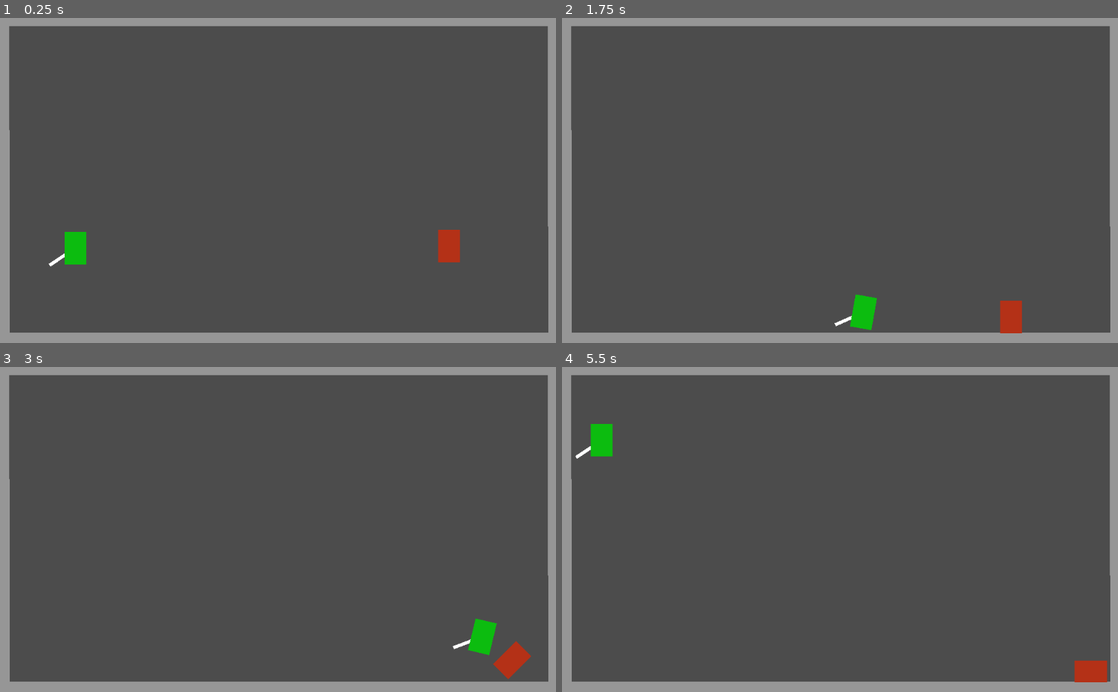
Above: before the commit, frames 1-4 (two rows, left to right).
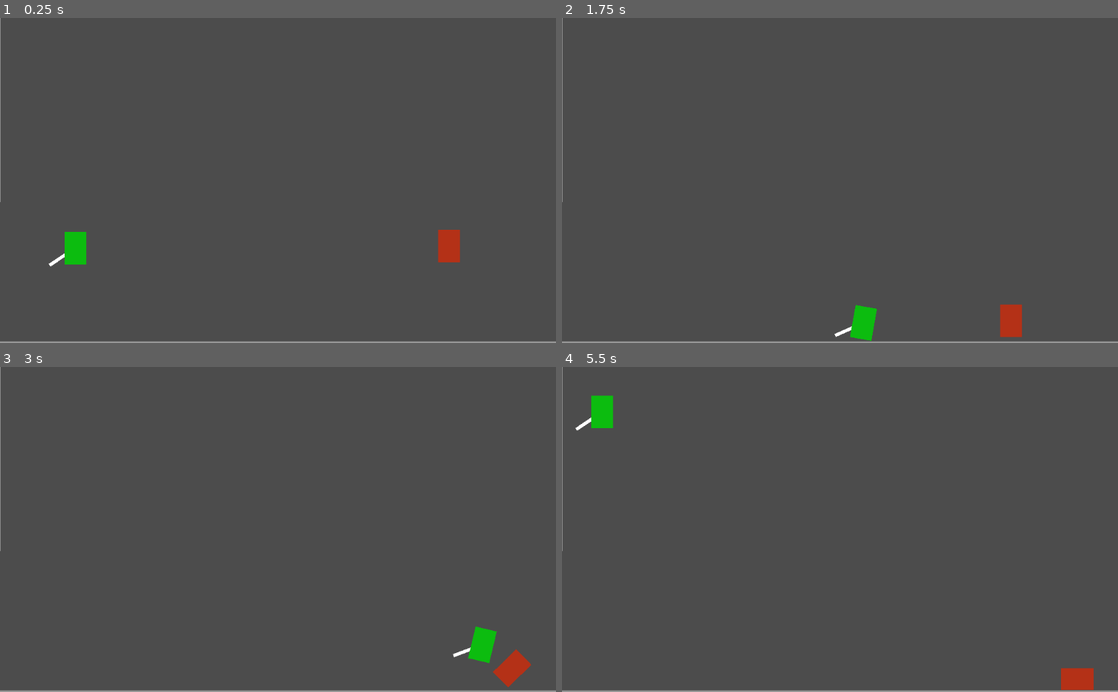
Above: after the commit, the same moments.

Repository: deengames/abu-hamid-x
Game: Godot game, scene res://prototype/Main.tscn
Same seed, same stepped clock (60 frames per second), same inputs: the game is played once before the commit and once after it.
Inputs (mouse positions are in pixels of both pictures, inside the frame that each line leads up to):
- Up to frame 1 (0.25 s): no input
- Up to frame 2 (1.75 s): move the mouse to (962, 164) at 0.52 s; hold D (move_right) 0.53-1.28 s; click (962, 164) at 0.6 s; tap Space (jump) at 0.77, 1.52 s; move the mouse to (728, 196) at 1.27 s; hold S (move_down) from 1.28 s (still down); tap Shift (toggle_jetpack) at 1.35 s
- Up to frame 3 (3 s): move the mouse to (333, 458) at 2.02 s; release S (move_down) at 2.03 s; hold D (move_right) 2.03-2.78 s; tap E at 2.1 s; move the mouse to (250, 594) at 2.77 s; hold W (move_up) from 2.78 s (still down); click (250, 594) at 2.85 s
- Up to frame 4 (5.5 s): tap Space (jump) at 3.02, 3.77, 4.52 s; move the mouse to (1006, 578) at 3.52 s; release W (move_up) at 3.53 s; hold A (move_left) 3.53-5.03 s; tap Shift (toggle_jetpack) at 3.6 s; move the mouse to (673, 480) at 4.27 s; tap E at 4.35 s; move the mouse to (867, 529) at 5.02 s; hold S (move_down) from 5.03 s (still down); click (867, 529) at 5.1 s

The runs differ from the first frame. In frame 1, 8.3% of the frame differs, in the area x 0-100%, y 0-100%; in frame 2, 8.6%; in frame 3, 8.9%; in frame 4, 9.4%.

Commit message:
Thicker walls

Diff:
--- a/prototype/Main.tscn
+++ b/prototype/Main.tscn
@@ -1,93 +1,89 @@
-[gd_scene load_steps=5 format=2]
+[gd_scene load_steps=4 format=2]
 
-[ext_resource path="res://prototype/Main.gd" type="Script" id=1]
-[ext_resource path="res://prototype/Wall.tscn" type="PackedScene" id=2]
-[ext_resource path="res://prototype/Player.tscn" type="PackedScene" id=3]
-[ext_resource path="res://prototype/Enemy.tscn" type="PackedScene" id=4]
+[ext_resource path="res://prototype/Wall.tscn" type="PackedScene" id=1]
+[ext_resource path="res://prototype/Player.tscn" type="PackedScene" id=2]
+[ext_resource path="res://prototype/Enemy.tscn" type="PackedScene" id=3]
 
-[node name="Main" type="Node2D"]
-
-script = ExtResource( 1 )
+[node name="Main" type="Node2D" index="0"]
 
 [node name="Walls" type="Node2D" parent="." index="0"]
 
-editor/display_folded = true
 rotation = 1.5708
 _sections_unfolded = [ "Transform" ]
 
 [node name="Wall" parent="Walls" index="0" groups=[
 "floor",
 "wall",
-] instance=ExtResource( 2 )]
+] instance=ExtResource( 1 )]
 
-position = Vector2( 591.245, -188.35 )
+position = Vector2( 634.414, -163.357 )
 
 [node name="Wall6" parent="Walls" index="1" groups=[
 "wall",
-] instance=ExtResource( 2 )]
+] instance=ExtResource( 1 )]
 
-position = Vector2( 5.01044, -192.071 )
+position = Vector2( -40.3049, -116.545 )
 
 [node name="Wall2" parent="Walls" index="2" groups=[
 "floor",
 "wall",
-] instance=ExtResource( 2 )]
+] instance=ExtResource( 1 )]
 
-position = Vector2( 591.245, -556.171 )
+position = Vector2( 634.414, -540.267 )
 
 [node name="Wall5" parent="Walls" index="3" groups=[
 "wall",
-] instance=ExtResource( 2 )]
+] instance=ExtResource( 1 )]
 
-position = Vector2( 5.01044, -557.841 )
+position = Vector2( -40.3049, -497.42 )
 
 [node name="Wall3" parent="Walls" index="4" groups=[
 "floor",
 "wall",
-] instance=ExtResource( 2 )]
+] instance=ExtResource( 1 )]
 
-position = Vector2( 591.245, -838.432 )
+position = Vector2( 634.414, -908.866 )
 
 [node name="Wall4" parent="Walls" index="5" groups=[
 "wall",
-] instance=ExtResource( 2 )]
+] instance=ExtResource( 1 )]
 
-position = Vector2( 5.01038, -840.102 )
+position = Vector2( -40.3053, -867.795 )
 
 [node name="Wall7" parent="Walls" index="6" groups=[
 "wall",
-] instance=ExtResource( 2 )]
+] instance=ExtResource( 1 )]
 
-position = Vector2( 187.06, -6.68078 )
+position = Vector2( 149.297, 36.1174 )
 rotation = 1.5708
 
 [node name="Wall9" parent="Walls" index="7" groups=[
 "wall",
-] instance=ExtResource( 2 )]
+] instance=ExtResource( 1 )]
 
-position = Vector2( 193.741, -1018.81 )
+position = Vector2( 105.445, -1061.87 )
 rotation = 1.5708
 scale = Vector2( 0.999999, 1 )
 
 [node name="Wall8" parent="Walls" index="8" groups=[
 "wall",
-] instance=ExtResource( 2 )]
+] instance=ExtResource( 1 )]
 
-position = Vector2( 397.503, -8.35097 )
+position = Vector2( 481.57, 37.0902 )
 rotation = 1.5708
 
 [node name="Wall10" parent="Walls" index="9" groups=[
 "wall",
-] instance=ExtResource( 2 )]
+] instance=ExtResource( 1 )]
 
-position = Vector2( 404.184, -1020.48 )
+position = Vector2( 441.196, -1063.04 )
 rotation = 1.5708
 scale = Vector2( 0.999999, 1 )
 
-[node name="Player" parent="." index="1" instance=ExtResource( 3 )]
+[node name="Player" parent="." index="1" instance=ExtResource( 2 )]
 
 position = Vector2( 138.625, 415.875 )
 
-[node name="Enemy" parent="." index="2" instance=ExtResource( 4 )]
+[node name="Enemy" parent="." index="2" instance=ExtResource( 3 )]
 
 position = Vector2( 827.035, 418.062 )
--- a/prototype/Player.tscn
+++ b/prototype/Player.tscn
@@ -8,7 +8,7 @@
 custom_solver_bias = 0.0
 extents = Vector2( 20, 30 )
 
-[node name="Player" type="RigidBody2D" index="0"]
+[node name="Player" type="RigidBody2D"]
 
 input_pickable = false
 collision_layer = 1
--- a/prototype/Wall.tscn
+++ b/prototype/Wall.tscn
@@ -3,7 +3,7 @@
 [sub_resource type="RectangleShape2D" id=1]
 
 custom_solver_bias = 0.0
-extents = Vector2( 10, 191.485 )
+extents = Vector2( 38.3177, 191.485 )
 
 [node name="Wall" type="StaticBody2D"]
 
@@ -27,9 +27,9 @@
 anchor_top = 0.0
 anchor_right = 0.0
 anchor_bottom = 0.0
-margin_left = -10.0
+margin_left = -37.0
 margin_top = -191.0
-margin_right = 10.0
+margin_right = 38.0
 margin_bottom = 191.0
 rect_pivot_offset = Vector2( 0, 0 )
 rect_clip_content = false
